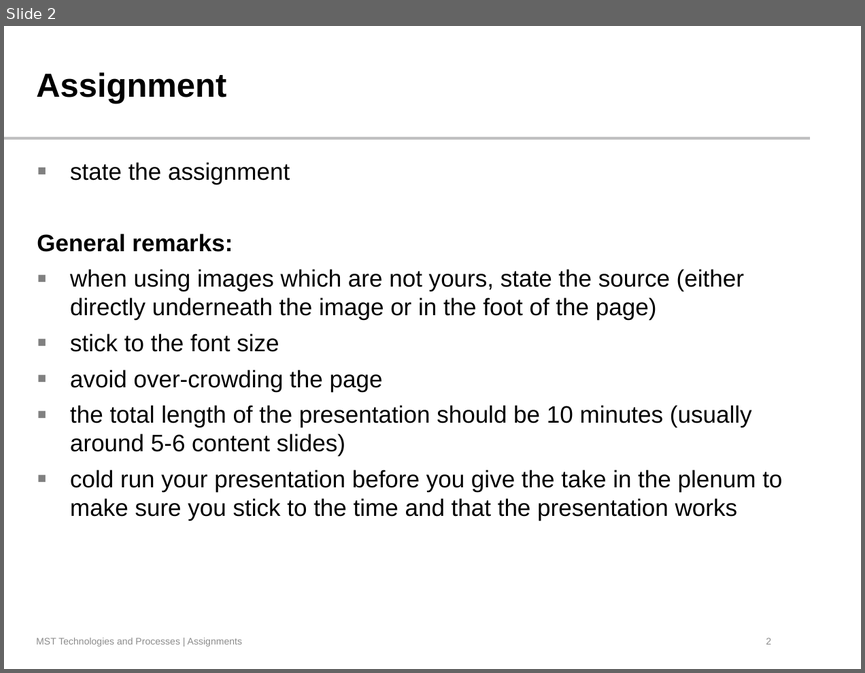
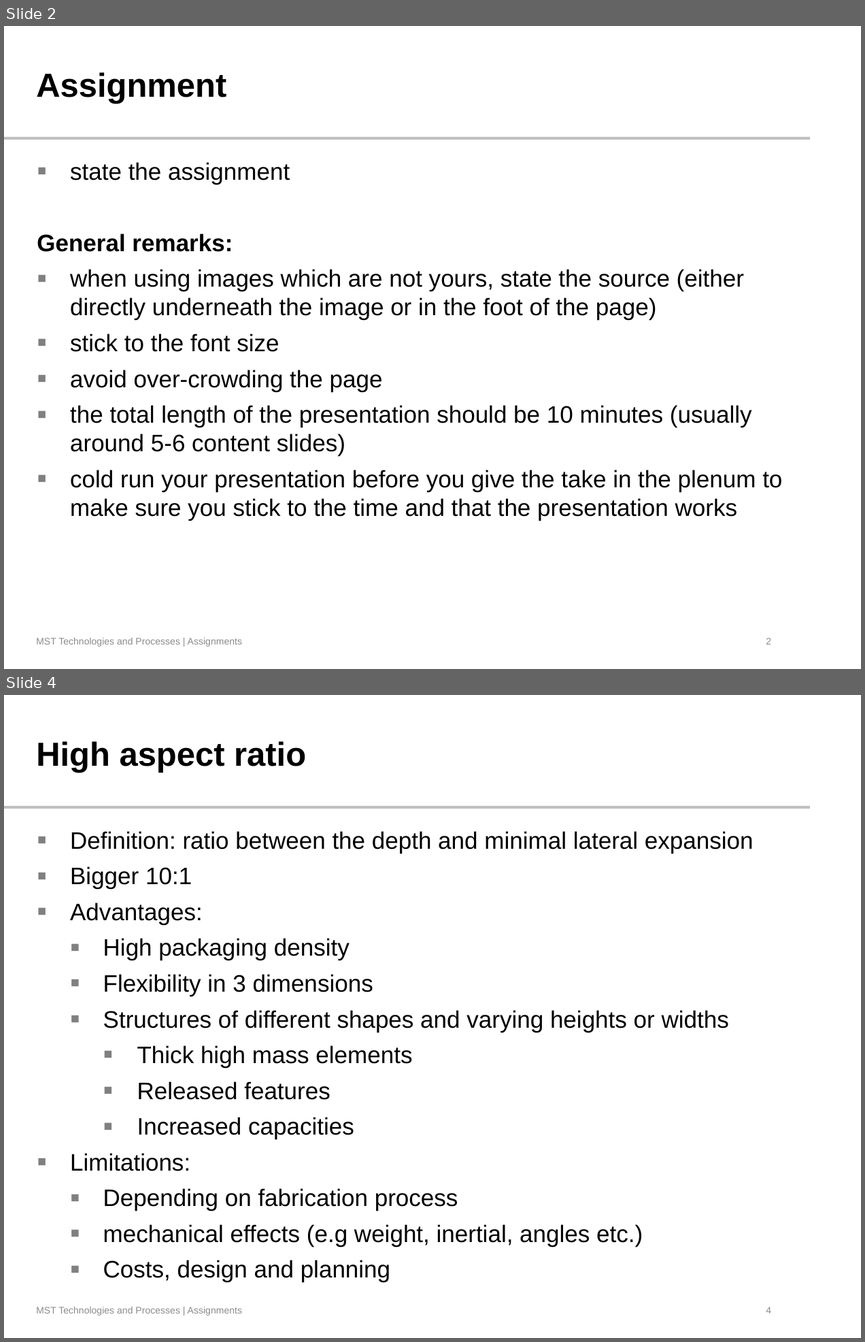
Before and after one commit to JayWiz/MST---High-Aspect-Ratio-MEMS, a slide deck: High_Aspect_Ratio_MEMS.pptx. Shown one above the other, each under a label of ours: slide 2 before the commit, slides 2 and 4 after it; the slides between them are not shown. The pictures are 865x673 and 865x1342 pixels, drawn with LibreOffice and Linux fonts; fonts in the diff are those of the drawing; background and template pictures are left out. Boxes give left, top, right and bottom in pixels: in the first picture for what was removed or moved away, otherwise in the second. Text is boxed around its words. In the diff, an @@ line names an element or a change of style, - is before the commit and + after.

```diff
--- a/High_Aspect_Ratio_MEMS.pptx
+++ b/High_Aspect_Ratio_MEMS.pptx
@@ slide 4 added at <box>4,695,861,1338</box>, background #FFFFFF; not listed: 3 template elements that a slide beside it also shows @@
@@ title added at <box>36,741,306,773</box>, 28 pt, text #000000, bold @@
+High aspect ratio
@@ text added at <box>70,831,753,1282</box>, 20 pt, text #000000 @@
+▪ Definition: ratio between the depth and minimal lateral expansion
+▪ Bigger 10:1
+▪ Advantages:
+  ▪ High packaging density
+  ▪ Flexibility in 3 dimensions
+  ▪ Structures of different shapes and varying heights or widths
+    ▪ Thick high mass elements
+    ▪ Released features
+    ▪ Increased capacities
+▪ Limitations:
+  ▪ Depending on fabrication process
+  ▪ mechanical effects (e.g weight, inertial, angles etc.)
+  ▪ Costs, design and planning
```
Also in this commit, not shown: 1 slide changed, 5 other slides added, 2 slides removed, 5 other files.
